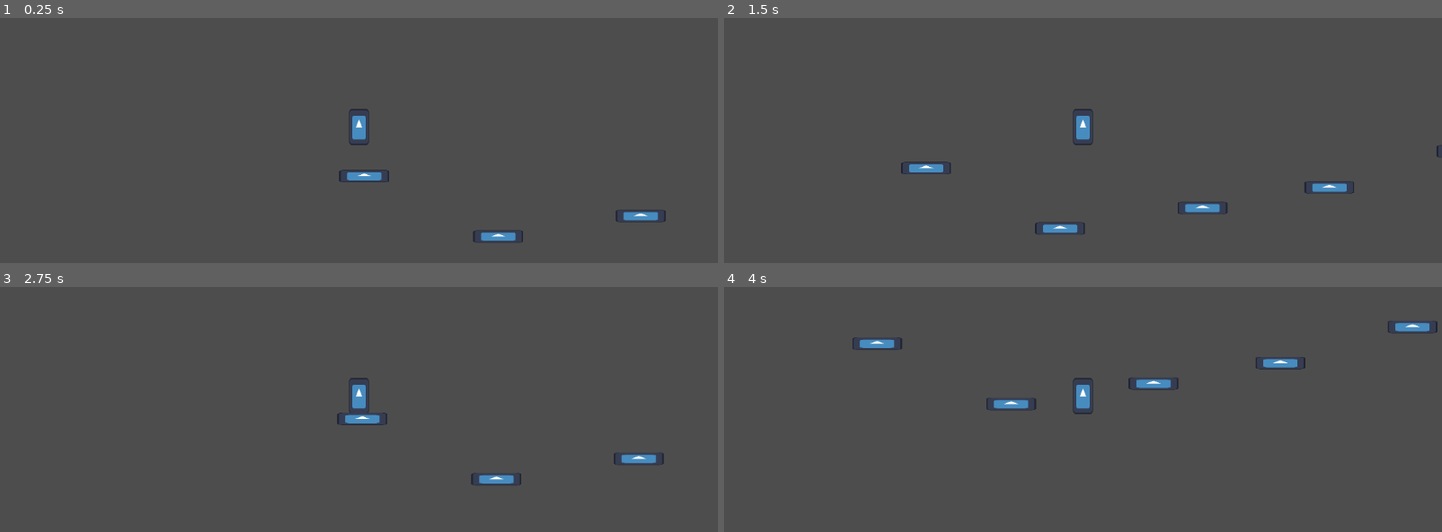
Above: before the commit, frames 1-4 (two rows, left to right).
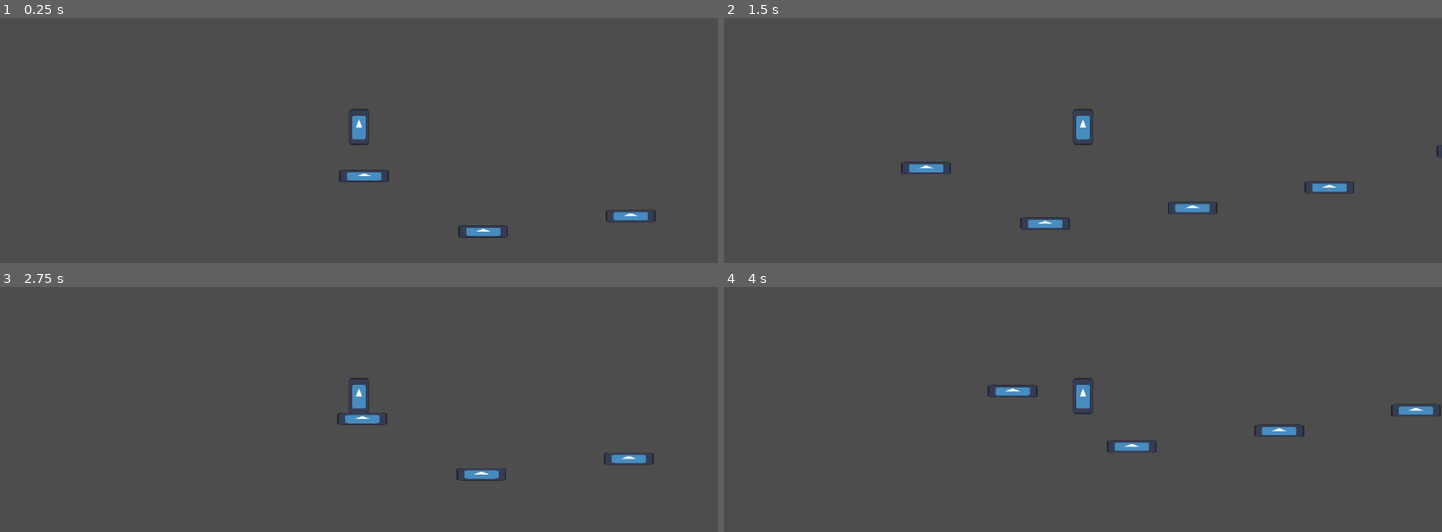
Above: after the commit, the same moments.

Repository: ecclepe-droid/Trippple-Jump
Game: Godot game, scene res://Scenes/level_1.tscn
The game is run twice, just before and just after one commit, with the same random seed, the same clock (stepped at 60 frames per second) and the same inputs. The engine's default icon, where the game draws it, is replaced by a stand-in: a white triangle on a blue panel in a dark square.
Inputs:
- Up to frame 1 (0.25 s): no input
- Up to frame 2 (1.5 s): hold D (right) 0.53-1.28 s; tap S (Sprint) at 0.6, 1.35 s; tap Space (jump) at 0.77 s; hold A (left) from 1.28 s (still down)
- Up to frame 3 (2.75 s): tap Space (jump) at 1.52 s; release A (left) at 2.03 s; hold D (right) from 2.03 s (still down); tap S (Sprint) at 2.1 s
- Up to frame 4 (4 s): tap S (Sprint) at 2.85, 3.6 s; tap Space (jump) at 3.02, 3.77 s; release D (right) at 3.53 s; hold A (left) from 3.53 s (still down)

The runs differ from the first frame. In frame 1, 0.5% of the frame differs, in the area x 63-93%, y 78-92%; in frame 2, 0.5%; in frame 3, 0.5%; in frame 4, 2.0%, in the area x 17-100%, y 13-68%.

Commit message:
sprint timer

Diff:
--- a/triple-jump/Scenes/level_1.tscn
+++ b/triple-jump/Scenes/level_1.tscn
@@ -13,10 +13,10 @@
 position = Vector2(17, 206)
 
 [node name="BasicPlatform2" parent="Platforms" unique_id=1543017376 instance=ExtResource("2_8ffim")]
-position = Vector2(447, 400)
+position = Vector2(399, 384)
 
 [node name="BasicPlatform3" parent="Platforms" unique_id=111424183 instance=ExtResource("2_8ffim")]
-position = Vector2(904, 334)
+position = Vector2(872, 334)
 
 [node name="BasicPlatform4" parent="Platforms" unique_id=701701379 instance=ExtResource("2_8ffim")]
 position = Vector2(1311, 268)
--- a/triple-jump/Scripts/player.gd
+++ b/triple-jump/Scripts/player.gd
@@ -8,6 +8,9 @@
 var sprint_unlocked = true
 var on_floor = false
 var movement = false
+
+func _ready() -> void:
+	var sprint_timer = $SprintTimer
 
 func _process(delta: float) -> void:
 	if (position.y >= 500):
@@ -38,7 +41,10 @@
 		speed = max_speed*-1 # stops player from going below -10 speed
 
 	if Input.is_action_just_pressed("Sprint")&&sprint_unlocked==true&&on_floor==true:
-		speed = max_speed
+		if (Input.is_action_pressed("right")):
+			speed = max_speed
+		elif (Input.is_action_pressed("left")):
+			speed = max_speed * -1
 
 func fall(): # allows the player to move up and down || use gravity for the falling and jumping
 	gravity += 0.2 * gravitational_force
